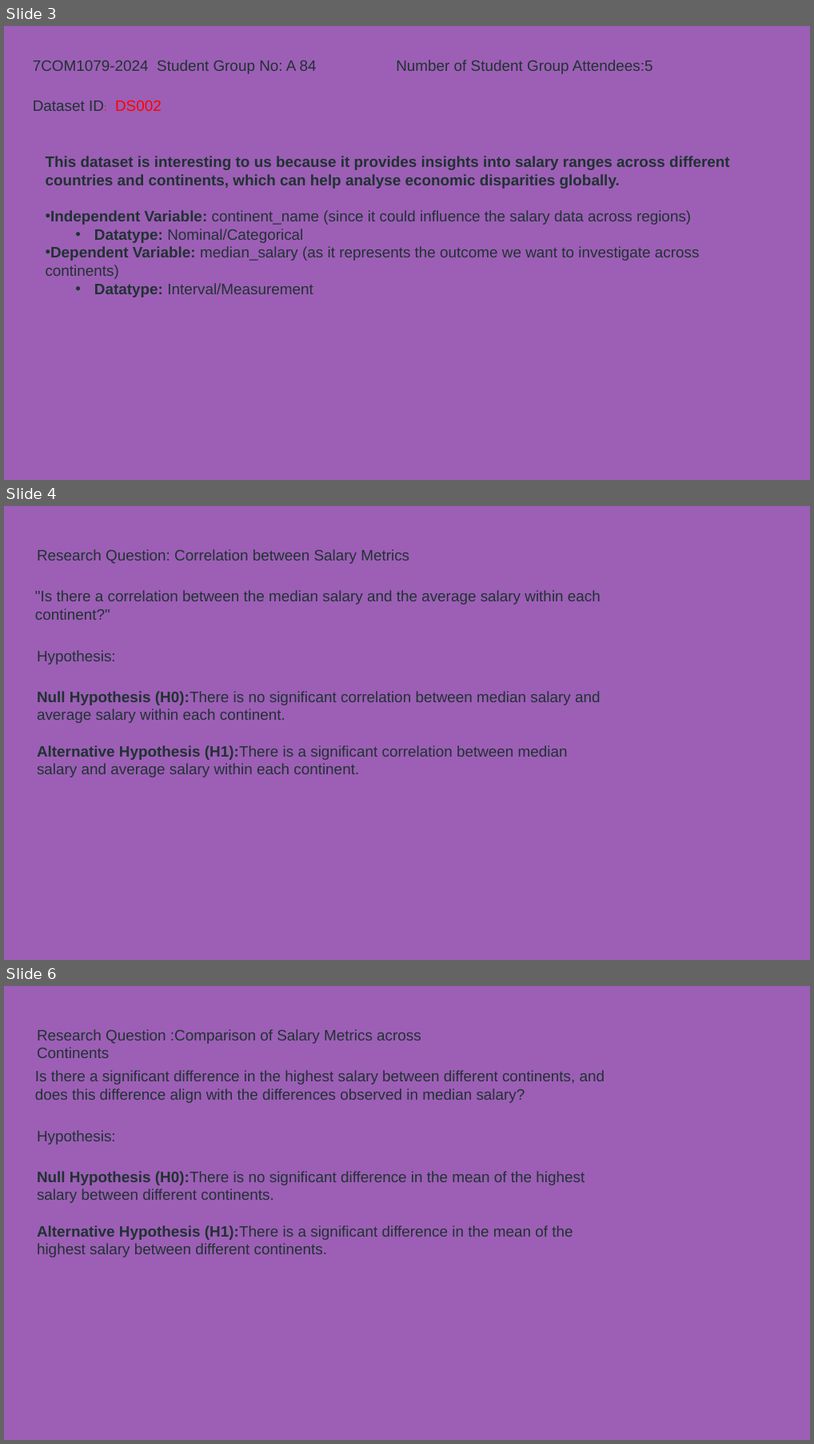
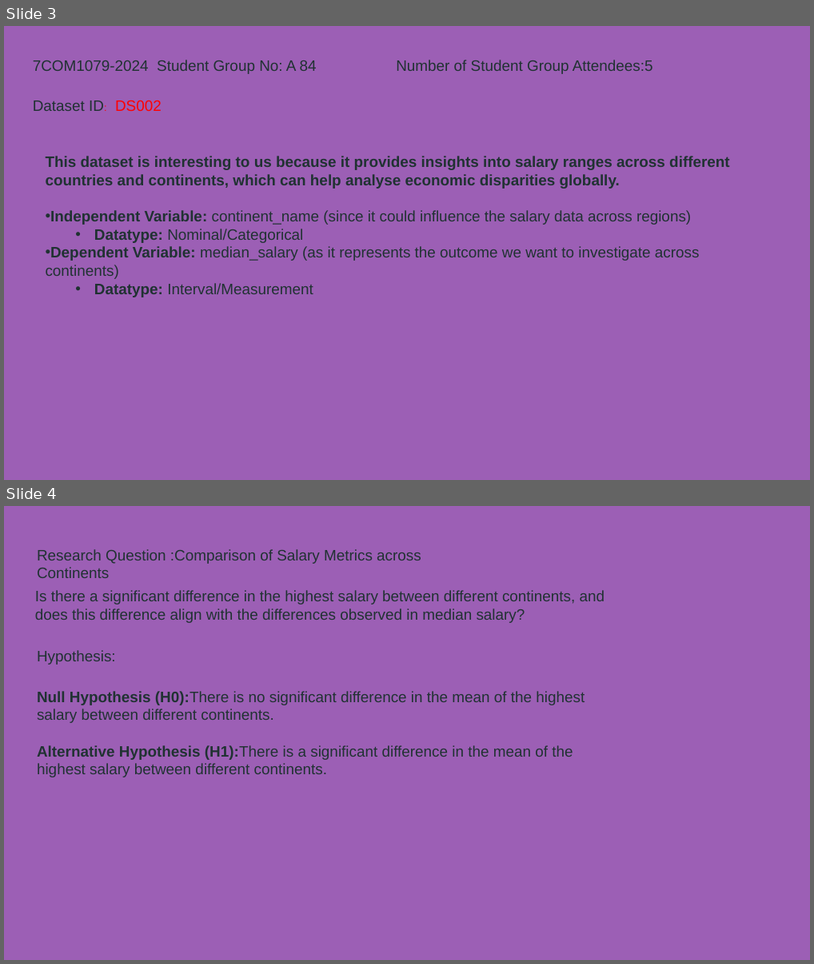
Before and after one commit to PRIBINKBENNY/84A---Salary-data-2-csv, a slide deck: Research Question/group 84 a.pptx. Shown one above the other, each under a label of ours: slides 3, 4 and 6 before the commit, slides 3 and 4 after it; the slides between them are not shown. The pictures are 814x1444 and 814x964 pixels, drawn with LibreOffice and Linux fonts; fonts in the diff are those of the drawing; background and template pictures are left out. Boxes give left, top, right and bottom in pixels: in the first picture for what was removed or moved away, otherwise in the second. Text is boxed around its words. In the diff, an @@ line names an element or a change of style, - is before the commit and + after.

Commit message:
new research question

```diff
--- a/Research Question/group 84 a.pptx
+++ b/Research Question/group 84 a.pptx
@@ slide 4 removed at (4,506,810,960), background #9C5FB5 @@
@@ text removed at (37,549,410,564) @@
-Research Question: Correlation between Salary Metrics
@@ text removed at (35,590,601,620) @@
-"Is there a correlation between the median salary and the average salary within each continent?"
@@ text removed at (37,650,116,664) @@
-Hypothesis:
@@ text removed at (37,691,601,777) @@
-Null Hypothesis (H0):There is no significant correlation between median salary and average salary within each continent.
-Alternative Hypothesis (H1):There is a significant correlation between median salary and average salary within each continent.
@@ what was slide 6 is now slide 4 @@
```
Also in this commit, not shown: 3 other slides removed, 1 other file.
